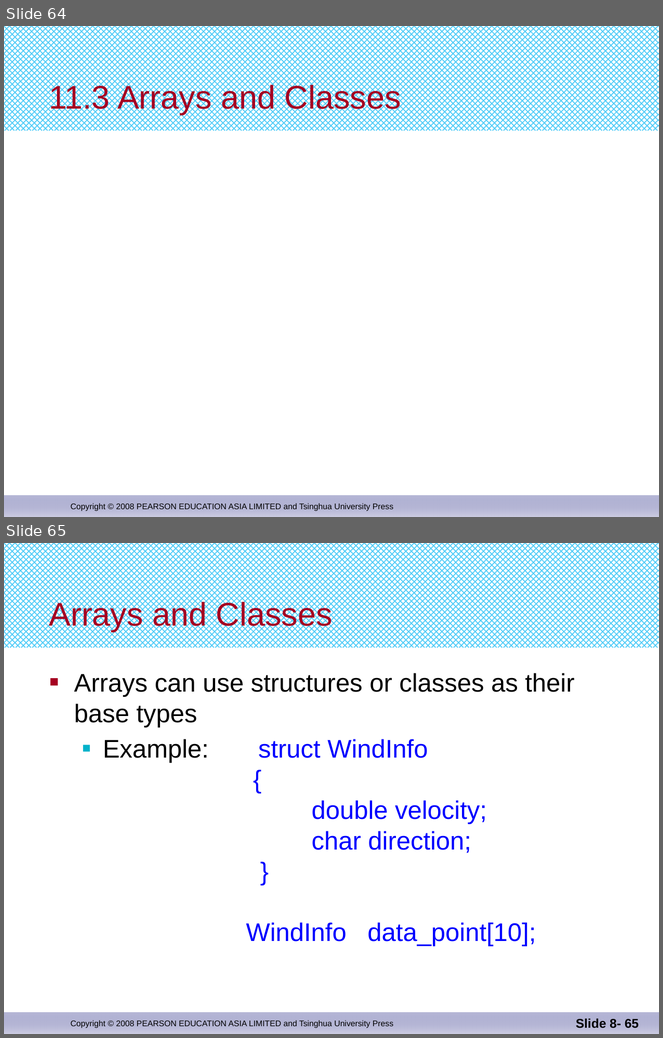
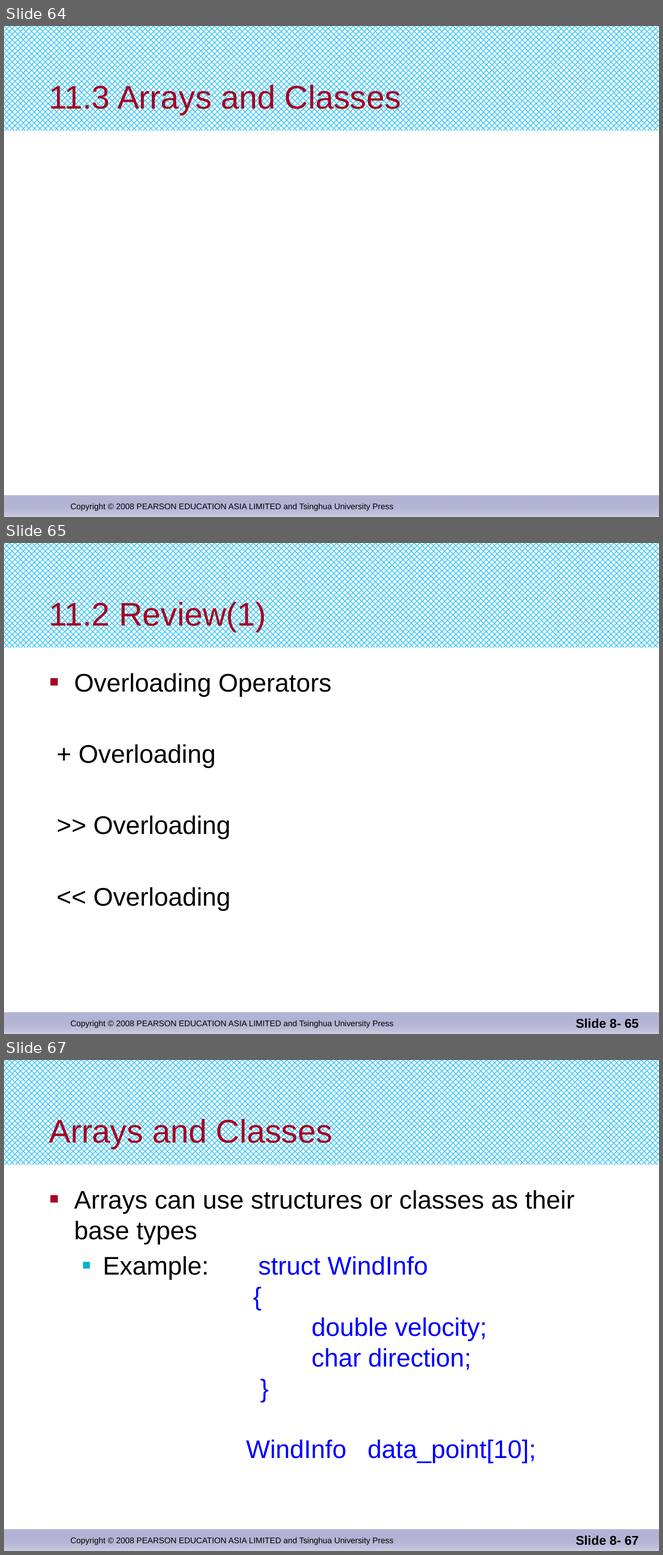
Before and after one commit to djuanbei/CPLUSPLUS, a slide deck: ppt/Chapter 11.pptx. Shown one above the other, each under a label of ours: slides 64 and 65 before the commit, slides 64, 65 and 67 after it; the slides between them are not shown. The pictures are 663x1038 and 663x1555 pixels, drawn with LibreOffice and Linux fonts; fonts in the diff are those of the drawing. Boxes give left, top, right and bottom in pixels: in the first picture for what was removed or moved away, otherwise in the second. Text is boxed around its words. In the diff, an @@ line names an element or a change of style, - is before the commit and + after.

```diff
--- a/ppt/Chapter 11.pptx
+++ b/ppt/Chapter 11.pptx
@@ slide 65 added at bbox=[4, 543, 659, 1034], background #FFFFFF; not listed: 3 template elements that a slide beside it also shows @@
@@ title added at bbox=[49, 600, 266, 632], 36 pt, text #A50021 @@
+11.2 Review(1)
@@ text added at bbox=[74, 673, 332, 911], 28 pt, text #000000 @@
+■ Overloading Operators
++ Overloading
+>> Overloading
+<< Overloading
@@ page number added at bbox=[576, 1019, 639, 1029], 14 pt, text #000000, bold @@
+Slide 8- 65
@@ what was slide 65 is now slide 67 @@
@@ page number at bbox=[576, 1536, 639, 1546]: text changed @@
-Slide 8- 65
+Slide 8- 67
```
Also in this commit, not shown: 2 slides changed, 4 other slides added, 1 other file.
